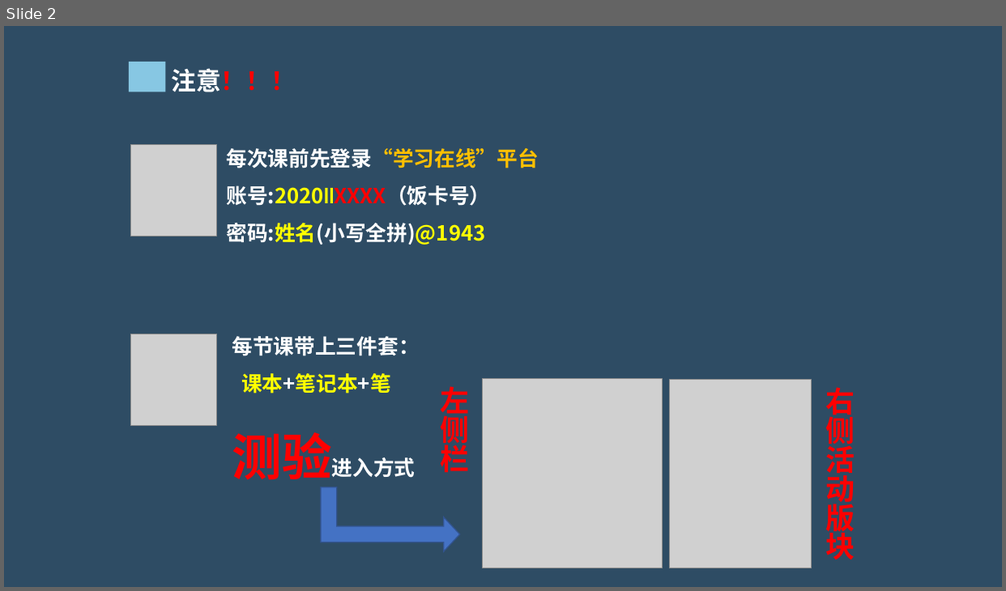
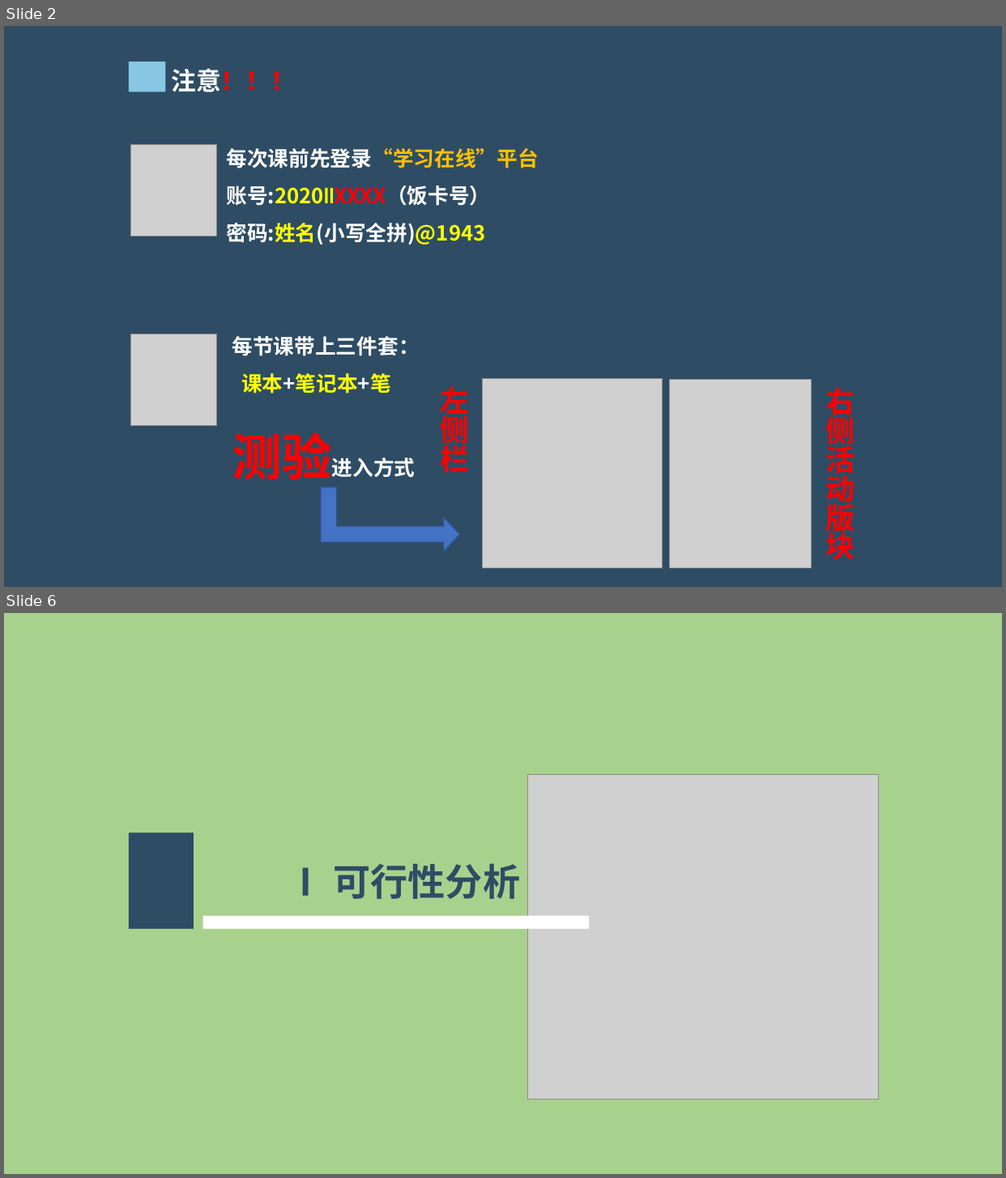
Before and after one commit to hongm32/2020design, a slide deck: 【第36课】信息系统的设计/【第36课】信息系统的设计.pptx. Shown one above the other, each under a label of ours: slide 2 before the commit, slides 2 and 6 after it; the slides between them are not shown. The pictures are 1006x591 and 1006x1178 pixels, drawn with LibreOffice and Linux fonts; fonts in the diff are those of the drawing; grey boxes stand for pictures. Boxes give left, top, right and bottom in pixels: in the first picture for what was removed or moved away, otherwise in the second. Text is boxed around its words. In the diff, an @@ line names an element or a change of style, - is before the commit and + after.

```diff
--- a/【第36课】信息系统的设计/【第36课】信息系统的设计.pptx
+++ b/【第36课】信息系统的设计/【第36课】信息系统的设计.pptx
@@ slide 6 added at [4,613,1002,1174], background #A9D18E @@
@@ picture added at [527,775,879,1100] @@
@@ rectangle added at [129,833,194,930], fill #2E4C64 @@
@@ text added at [288,864,520,899], 36 pt, text #2E4C64, bold @@
+Ⅰ 可行性分析
@@ rectangle added at [203,916,590,930], fill #FFFFFF @@
```
Also in this commit, not shown: 22 other slides added, 12 other files.
